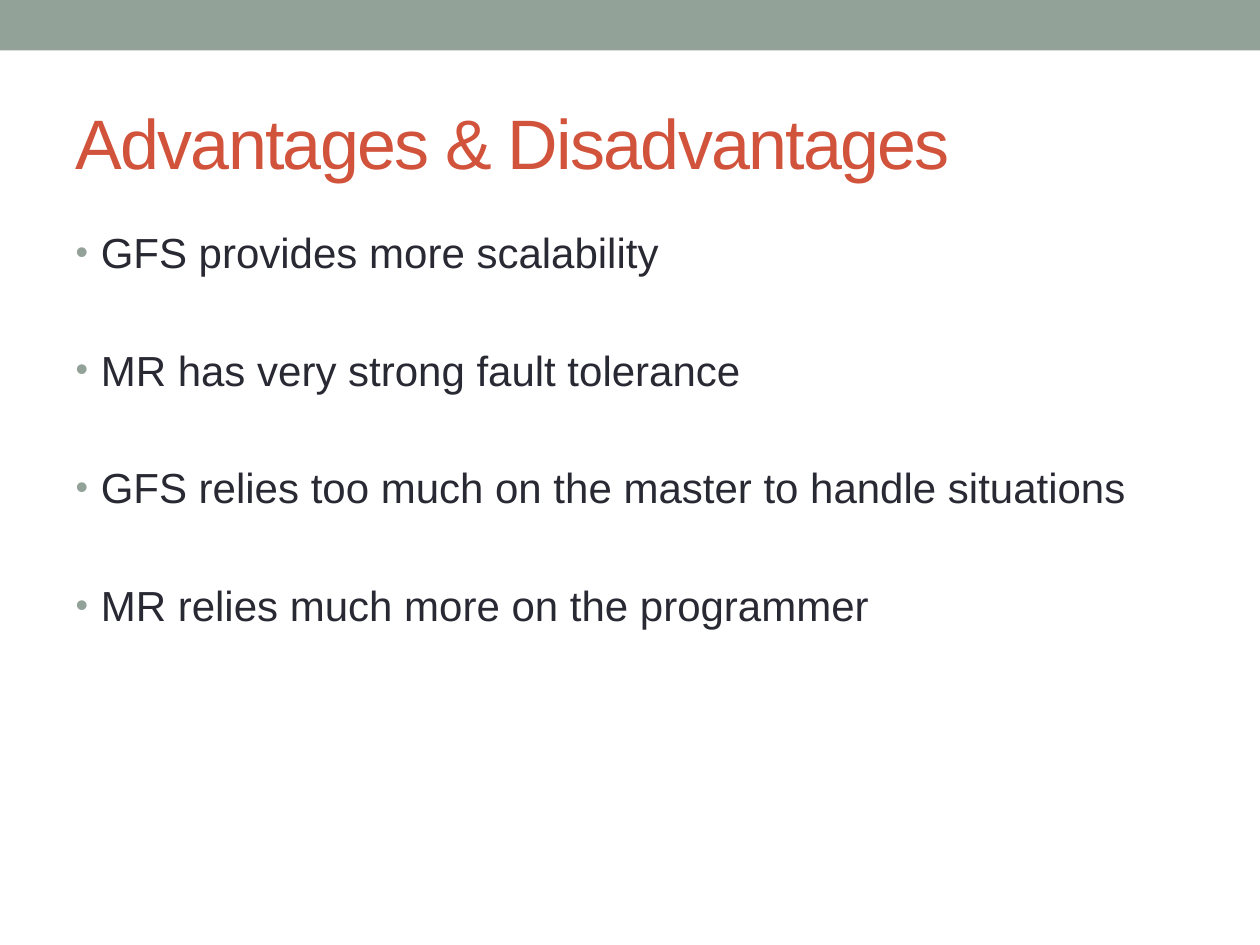
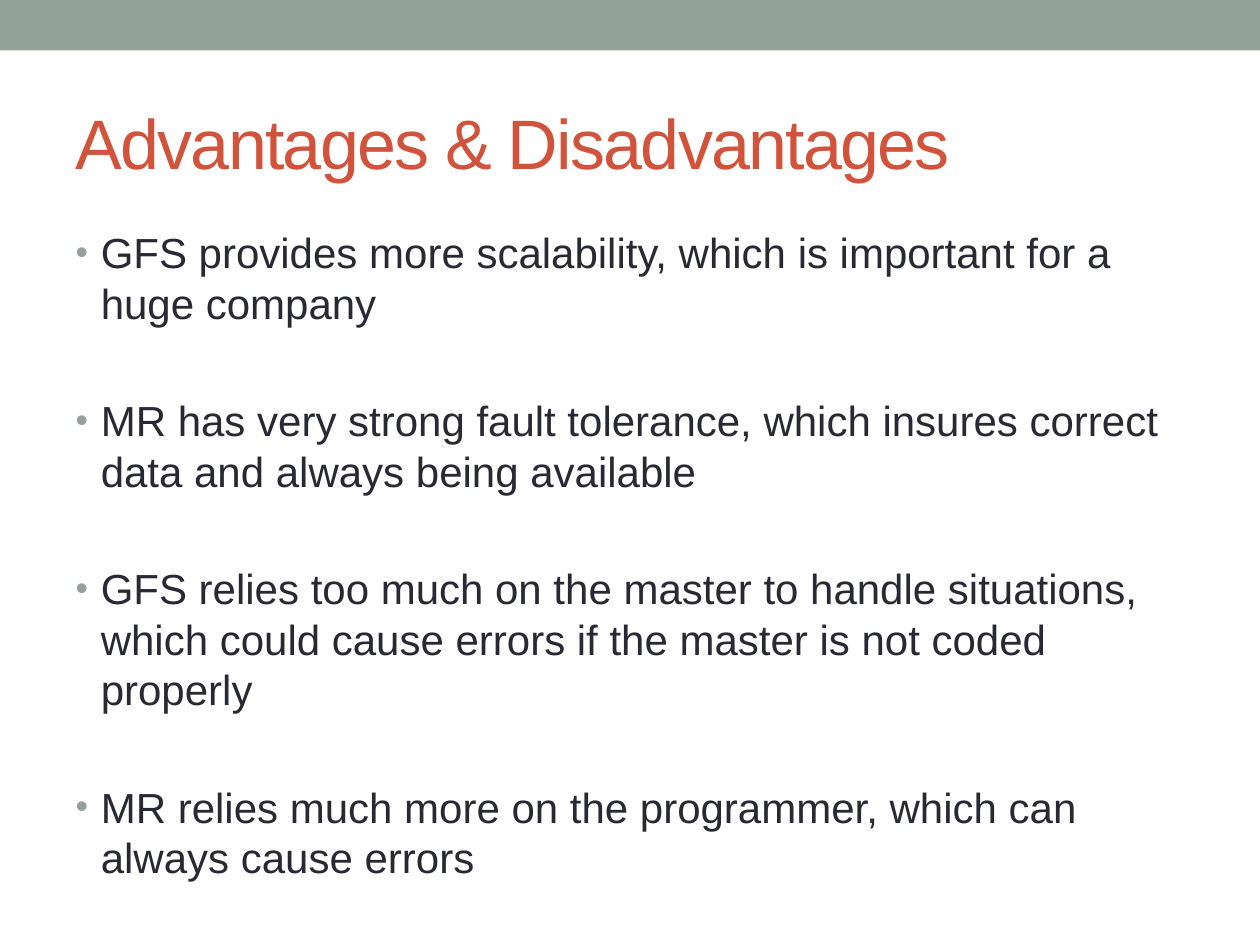
Before and after one commit to dcods22/DatabaseSystems, a slide deck: slide 6 of Big Data/Big Data Presentation.pptx. Drawn at 1260x945 pixels with LibreOffice and Linux fonts; fonts in the diff are those of the drawing. Boxes give left, top, right and bottom in pixels: in the first picture for what was removed or moved away, otherwise in the second. Text is boxed around its words. In the diff, an @@ line names an element or a change of style, - is before the commit and + after.

Commit message:
Big Data Presentation

```diff
--- a/Big Data/Big Data Presentation.pptx
+++ b/Big Data/Big Data Presentation.pptx
@@ text at <box>101,237,1158,881</box>: text changed @@
-• GFS provides more scalability
-• MR has very strong fault tolerance
-• GFS relies too much on the master to handle situations
-• MR relies much more on the programmer
+• GFS provides more scalability, which is important for a huge company
+• MR has very strong fault tolerance, which insures correct data and always being available
+• GFS relies too much on the master to handle situations, which could cause errors if the master is not coded properly
+• MR relies much more on the programmer, which can always cause errors
```
Also in this commit, not shown: 3 other slides changed, 2 other files.
